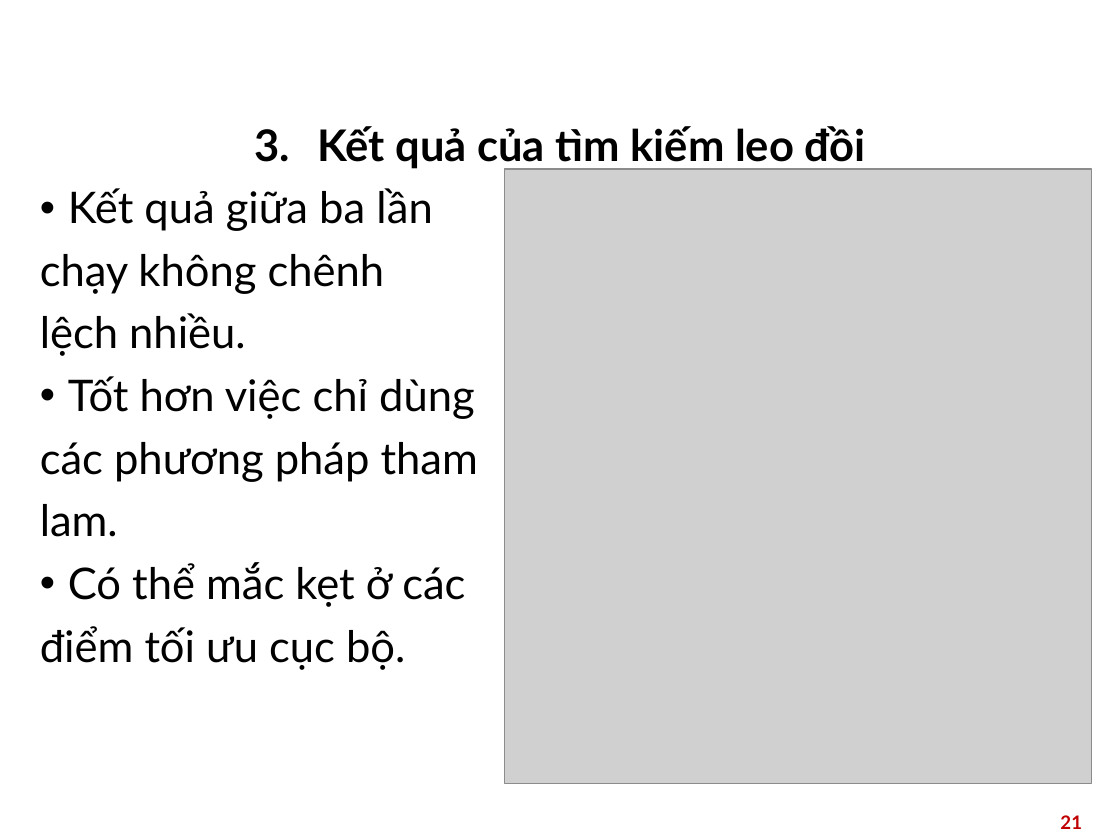
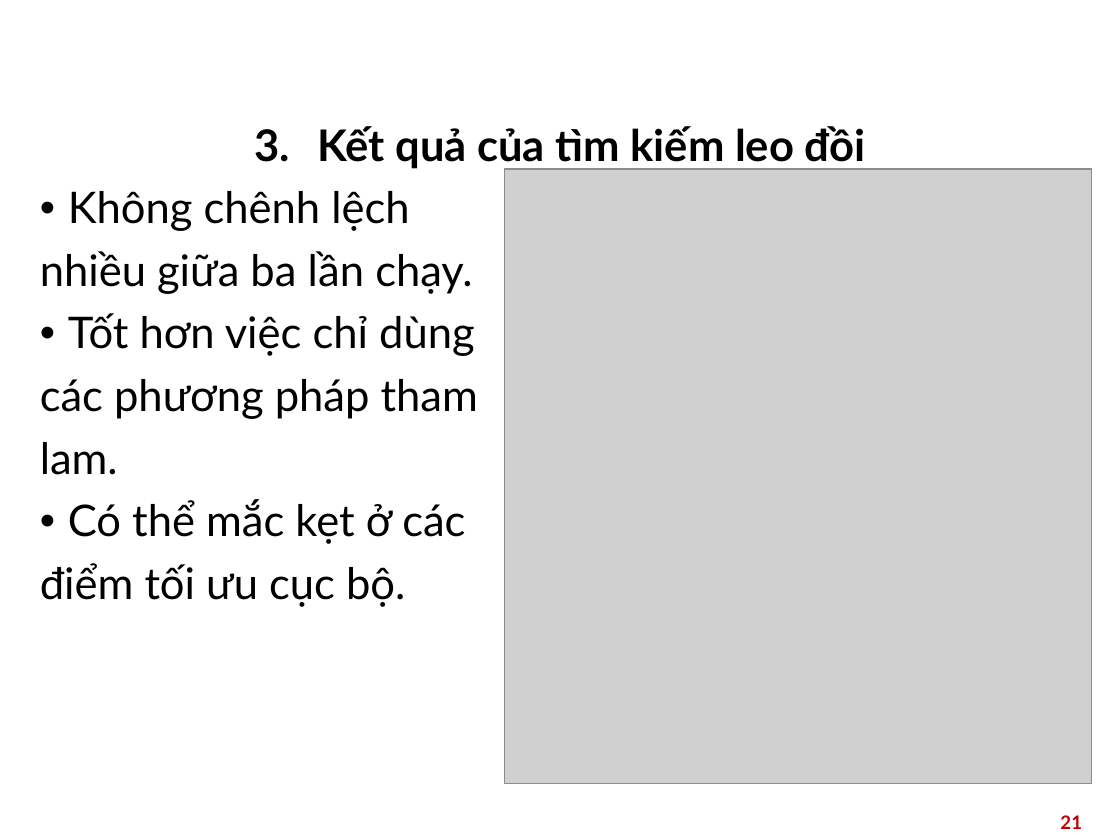
Before and after one commit to datvt029999/tsptw, a slide deck: slide 21 of assets/slides.pptx. Drawn at 1120x840 pixels with LibreOffice and Linux fonts; fonts in the diff are those of the drawing; grey boxes stand for pictures; background and template pictures are left out. Boxes give left, top, right and bottom in pixels: in the first picture for what was removed or moved away, otherwise in the second. Text is boxed around its words. In the diff, an @@ line names an element or a change of style, - is before the commit and + after.

```diff
--- a/assets/slides.pptx
+++ b/assets/slides.pptx
@@ text at (x1=40, y1=191, x2=472, y2=294): text changed @@
-• Kết quả giữa ba lần
-chạy không chênh
-lệch nhiều.
+• Không chênh lệch
+nhiều giữa ba lần chạy.
```
Also in this commit, not shown: 5 other slides changed, 1 other file.
